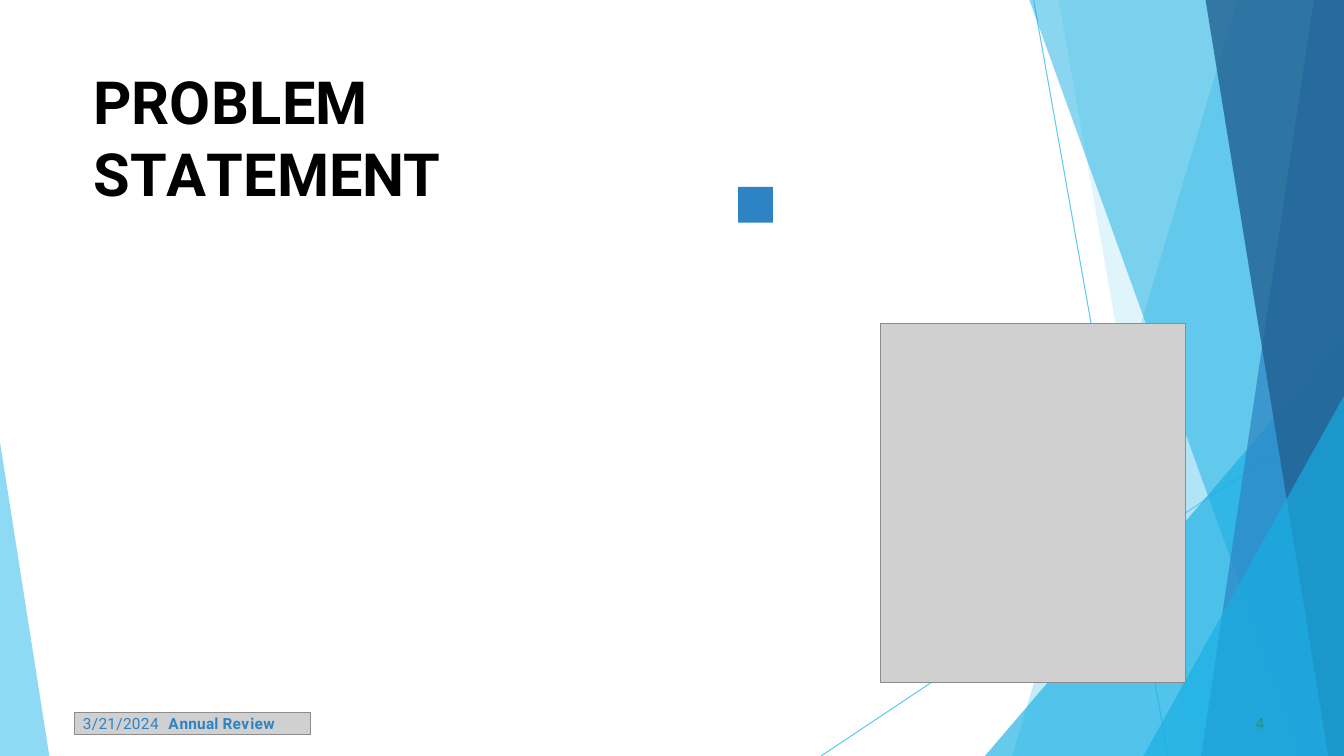
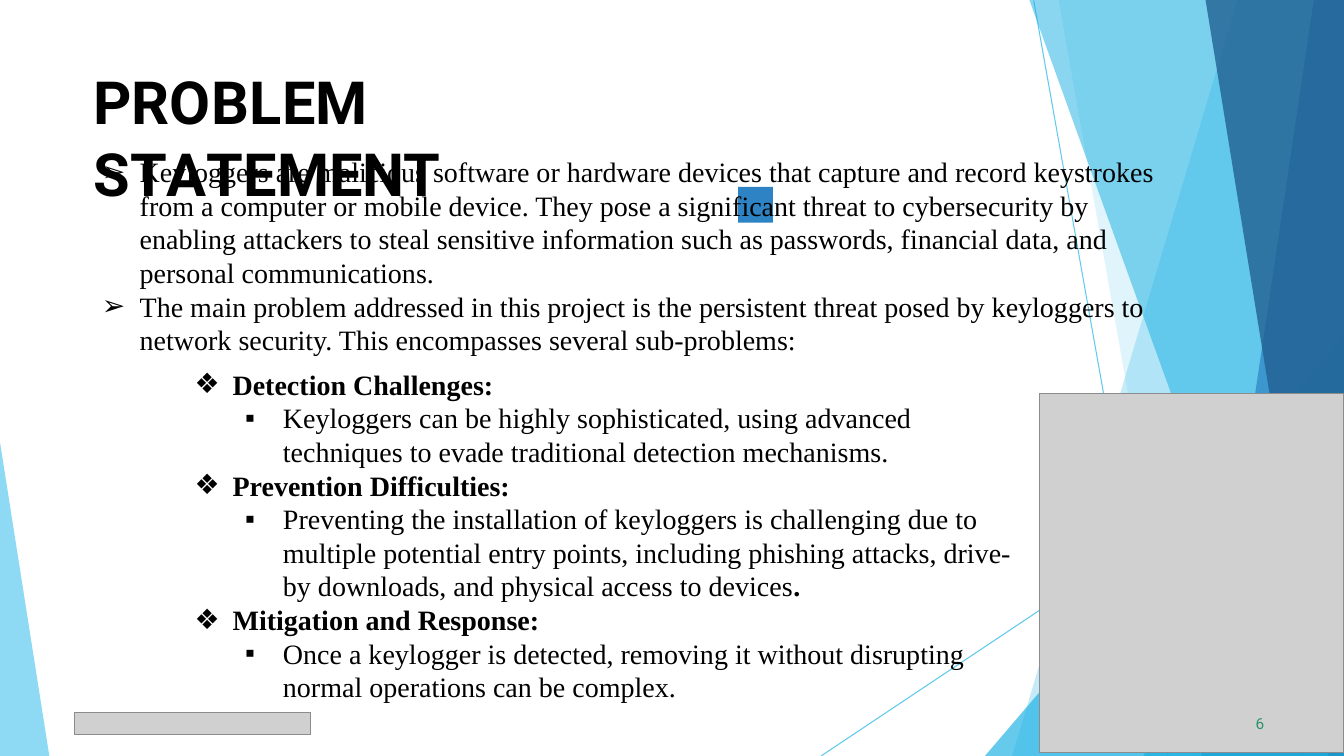
Before and after one commit to kiran-011/CS-Project, a slide deck: slide 6 of Cs-Project.pptx (slide 4 before the commit). Drawn at 1344x756 pixels with LibreOffice and Linux fonts; fonts in the diff are those of the drawing; grey boxes stand for pictures. Boxes give left, top, right and bottom in pixels: in the first picture for what was removed or moved away, otherwise in the second. Text is boxed around its words. In the diff, an @@ line names an element or a change of style, - is before the commit and + after.

```diff
--- a/Cs-Project.pptx
+++ b/Cs-Project.pptx
@@ text added at [140, 161, 1154, 356], 20 pt, text #000000 @@
+➢ Keyloggers are malicious software or hardware devices that capture and record keystrokes from a computer or mobile device. They pose a significant threat to cybersecurity by enabling attackers to steal sensitive information such as passwords, financial data, and personal communications.
+➢ The main problem addressed in this project is the persistent threat posed by keyloggers to network security. This encompasses several sub-problems:
@@ text added at [233, 375, 1011, 703], 20 pt, text #000000 @@
+  ❖ Detection Challenges:
+    ▪ Keyloggers can be highly sophisticated, using advanced techniques to evade traditional detection mechanisms.
+  ❖ Prevention Difficulties:
+    ▪ Preventing the installation of keyloggers is challenging due to multiple potential entry points, including phishing attacks, drive-by downloads, and physical access to devices.
+  ❖ Mitigation and Response:
+    ▪ Once a keylogger is detected, removing it without disrupting normal operations can be complex.
@@ picture: place and size @@
-picture at [881, 324, 1186, 683]
+picture at [1040, 394, 1344, 753]
@@ text removed at [83, 717, 275, 730] @@
-3/21/2024 Annual Review
@@ page number at [1256, 718, 1265, 729]: text changed @@
-4
+6
```
Also in this commit, not shown: 7 other slides changed, 8 slides added, 2 slides removed.
